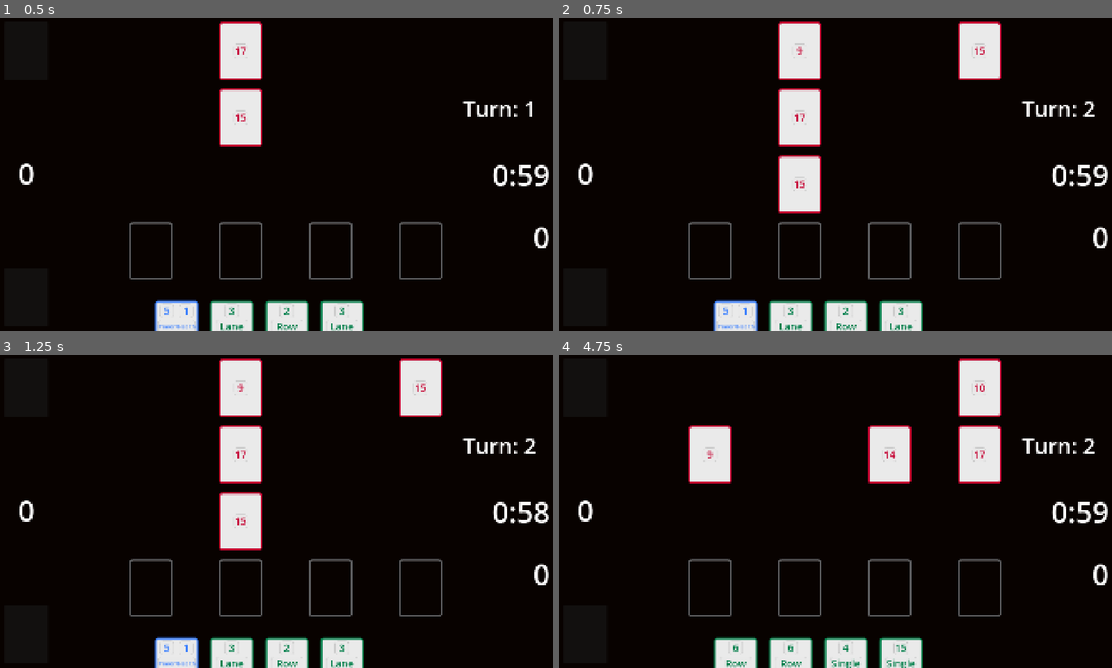
Above: before the commit, frames 1-4 (two rows, left to right).
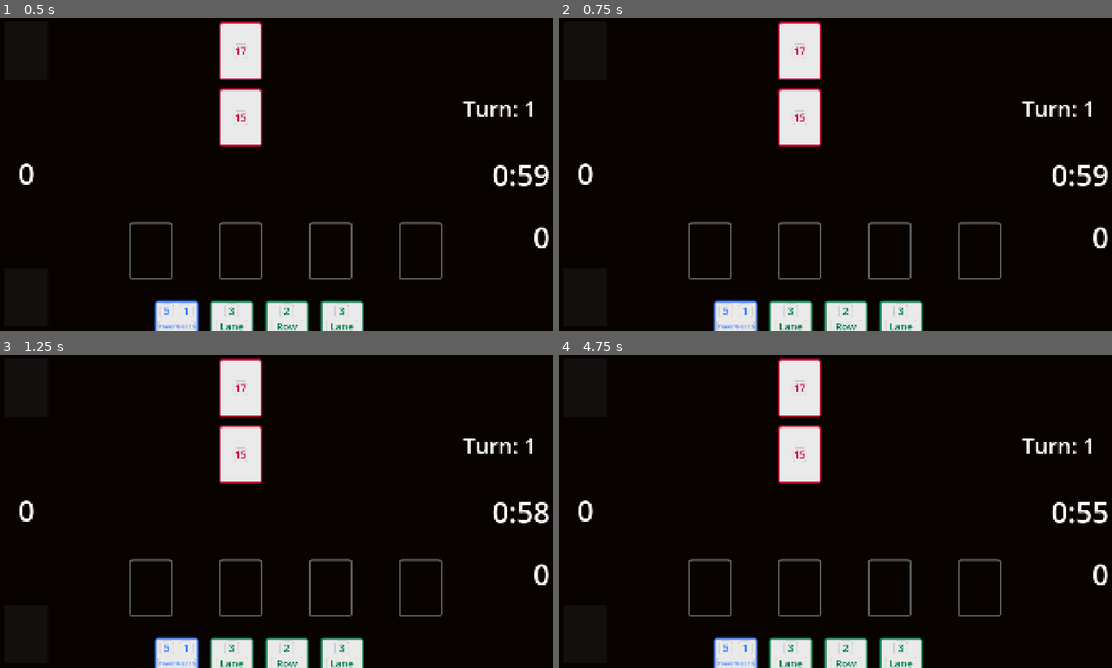
Above: after the commit, the same moments.

Repository: jake6724/card_speedrunner
Game: Godot game, scene res://Scenes/main.tscn
The game is run twice, just before and just after one commit, with the same random seed, the same clock (stepped at 60 frames per second) and the same inputs.
Inputs (mouse positions are in pixels of both pictures, inside the frame that each line leads up to):
- Up to frame 1 (0.5 s): no input
- Up to frame 2 (0.75 s): tap Enter at 0.5 s; move the mouse to (1067, 177) at 0.52 s; tap Z (end_turn) at 0.6 s
- Up to frame 3 (1.25 s): click (508, 514) at 0.8 s
- Up to frame 4 (4.75 s): move the mouse to (724, 527) at 1.27 s; click (724, 527) at 1.35 s; tap X (x) at 1.55, 2.1, 3.8 s; tap Space at 2, 3.5 s; move the mouse to (890, 442) at 2.02 s; tap Z (end_turn) at 2.3, 2.85, 4.55 s; tap Enter at 2.75 s; move the mouse to (807, 574) at 2.77 s; click (807, 574) at 3.05 s; move the mouse to (1001, 558) at 3.52 s; click (1001, 558) at 3.6 s; move the mouse to (669, 464) at 4.27 s; right-click (669, 464) at 4.35 s

Frame 1 is identical in both runs. In frame 2, 3.0% of the frame differs, in the area x 39-97%, y 1-63%; in frame 3, 3.0%; in frame 4, 9.5%, in the area x 23-100%, y 1-100%.

Commit message:
Adjust audio volumes, pause game on finish

Diff:
--- a/Scripts/GlobalData.gd
+++ b/Scripts/GlobalData.gd
@@ -10,6 +10,7 @@
 
 func _ready():
 	add_child(audio)
+	audio.volume_db = -11
 
 signal score_changed
 
@@ -52,9 +53,11 @@
 	preload("res://Data/Enemy/enemy_10.tres"),
 ]
 
-@onready var sounds: Dictionary = {
+@onready var sounds: Dictionary[String, AudioStream] = {
 	"hover_card": preload("res://Audio/hover_card.mp3"),
 	"enemy_death": preload("res://Audio/enemy_death.mp3"),
+	"click_card": preload("res://Audio/click_card.wav"),
+
 }
 
 var active_cards: Array[Card] = []
--- a/Scripts/Hand.gd
+++ b/Scripts/Hand.gd
@@ -62,6 +62,8 @@
 			selected_card = hover_card
 			selected_card.mouse_filter = Control.MOUSE_FILTER_IGNORE
 			hover_card = null
+			GlobalData.audio.stream = GlobalData.sounds["click_card"]
+			GlobalData.audio.play()
 
 	if Input.is_action_just_released("left_click"):
 		if selected_card:
@@ -108,8 +110,8 @@
 			selected_card.position = starting_position
 			selected_card = null
 
-	if Input.is_action_just_pressed("end_turn"):
-		player_turn_complete.emit()
+	# if Input.is_action_just_pressed("end_turn"):
+	# 	player_turn_complete.emit()
 
 func reset_selected_card():
 	hand.remove_at(hand.find(selected_card))
--- a/Scripts/Main.gd
+++ b/Scripts/Main.gd
@@ -56,7 +56,7 @@
 
 func on_gameover():
 	gameover_label.visible = true
-	# get_tree().paused = true
+	get_tree().paused = true
 
 func on_score_changed(new_score):
 	score_label.text = str(new_score)
@@ -72,6 +72,6 @@
 func on_player_action_incremented(action_count: int):
 	action_count_label.text = str(action_count)
 
-func _input(_event):
-	if Input.is_action_just_pressed("x"):
-		get_tree().change_scene_to_file("res://Scenes/main.tscn")
+# func _input(_event):
+# 	if Input.is_action_just_pressed("x"):
+# 		get_tree().change_scene_to_file("res://Scenes/main.tscn")
Not shown, added: Audio/click_card.wav.import
Not shown, added: docs/card_speedrunner.apple-touch-icon.png.import
Not shown, added: docs/card_speedrunner.icon.png.import
Not shown, added: docs/card_speedrunner.png.import
Not shown, changed: export_presets.cfg
Not shown, added: Audio/click_card.wav
